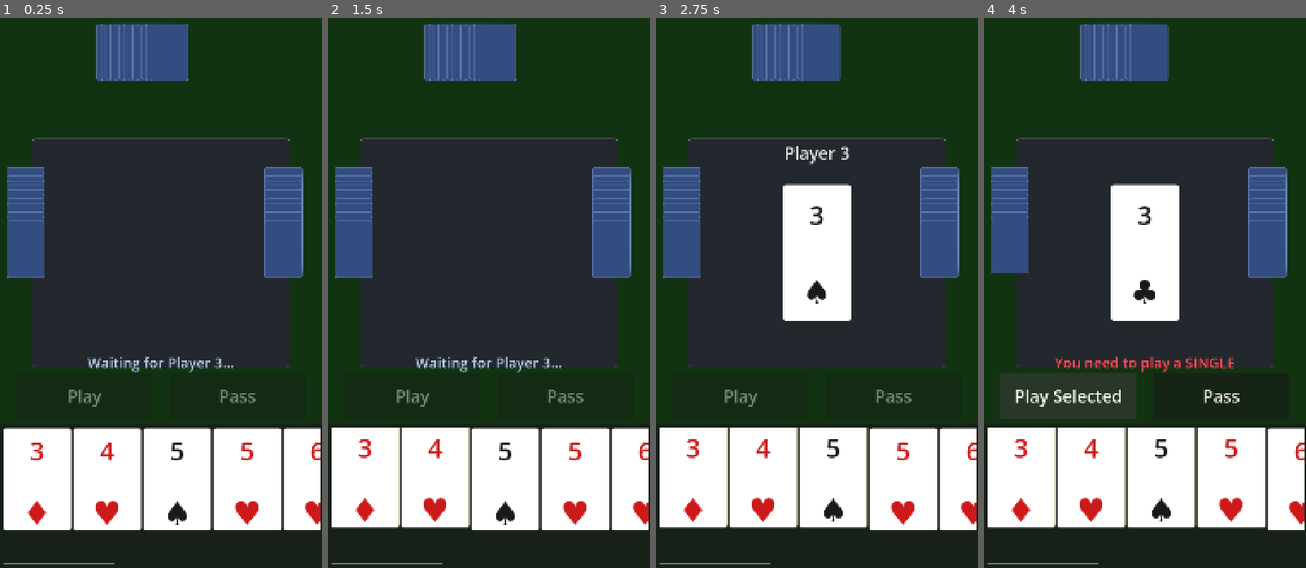
Above: before the commit, frames 1-4 (left to right).
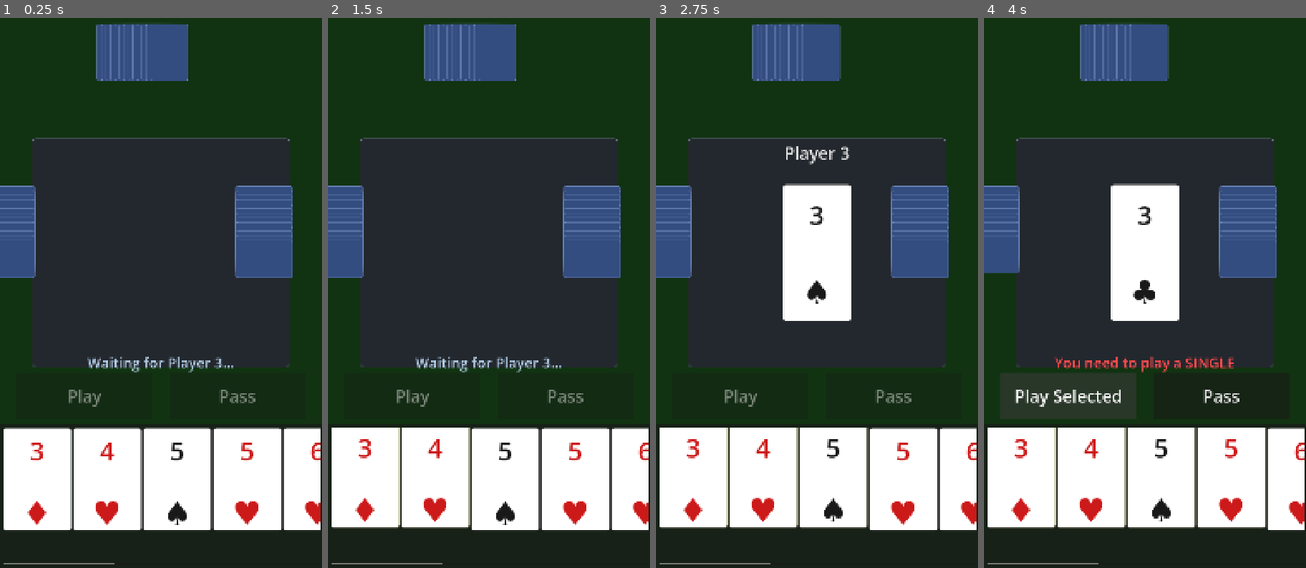
Above: after the commit, the same moments.

Repository: binhrobles/thirteen
Game: Godot game, scene res://scenes/main.tscn
The game is run twice, just before and just after one commit, with the same random seed, the same clock (stepped at 60 frames per second) and the same inputs.
Inputs (mouse positions are in pixels of both pictures, inside the frame that each line leads up to):
- Up to frame 1 (0.25 s): no input
- Up to frame 2 (1.5 s): tap Enter at 0.5 s; move the mouse to (366, 480) at 0.52 s; click (366, 480) at 0.67 s; tap Space at 1.25 s; move the mouse to (434, 480) at 1.27 s; click (434, 480) at 1.42 s
- Up to frame 3 (2.75 s): tap Enter at 2 s; move the mouse to (833, 480) at 2.02 s; click (833, 480) at 2.17 s
- Up to frame 4 (4 s): tap Space at 2.75 s; move the mouse to (1231, 480) at 2.77 s; click (1231, 480) at 2.92 s; click "Play Selected" at 3.5 s

The runs differ from the first frame. In frame 1, 4.2% of the frame differs, in the area x 0-95%, y 27-48%; in frame 2, 4.2%; in frame 3, 4.2%; in frame 4, 4.2%.

Commit message:
Rotate left/right opponent cards 90 degrees
Cards on left and right edges now display vertically rotated.
Adjusted positioning to account for rotation pivot point.

Co-Authored-By: Claude Sonnet 4.5 <noreply@anthropic.com>

Diff:
--- a/scripts/opponent_hand.gd
+++ b/scripts/opponent_hand.gd
@@ -133,11 +133,16 @@
 		var card_back := _create_card_back(card_width, card_height)
 		card_container.add_child(card_back)
 
+		# Rotate cards for left/right positions
+		if not is_horizontal:
+			card_back.rotation_degrees = 90
+
 		# Position based on layout
 		if is_horizontal:
 			card_back.position = Vector2(i * overlap, 0)
 		else:
-			card_back.position = Vector2(0, i * overlap)
+			# Adjust position for rotated cards
+			card_back.position = Vector2(card_height / 2, i * overlap + card_width / 2)
 
 		card_backs.append(card_back)
 
